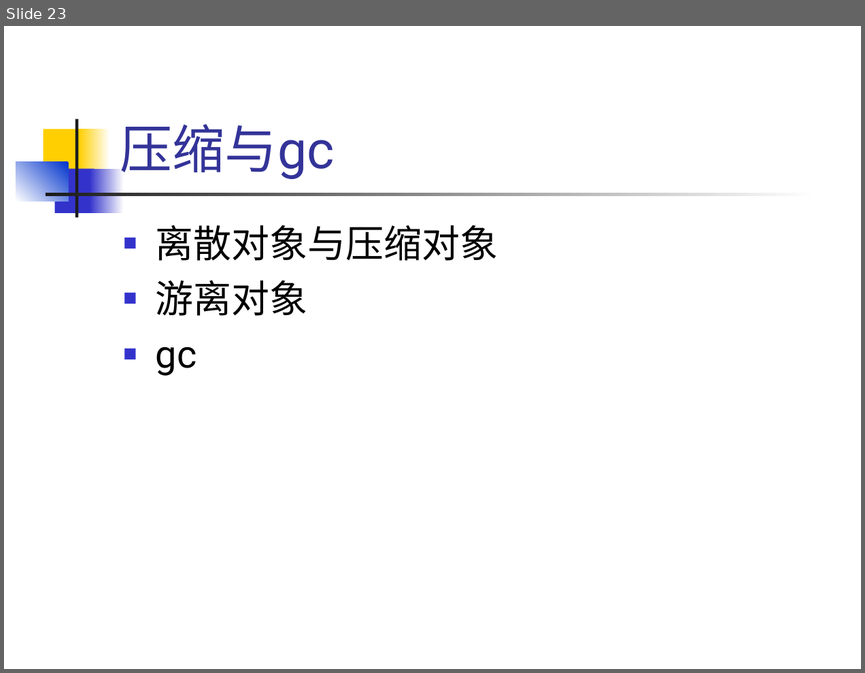
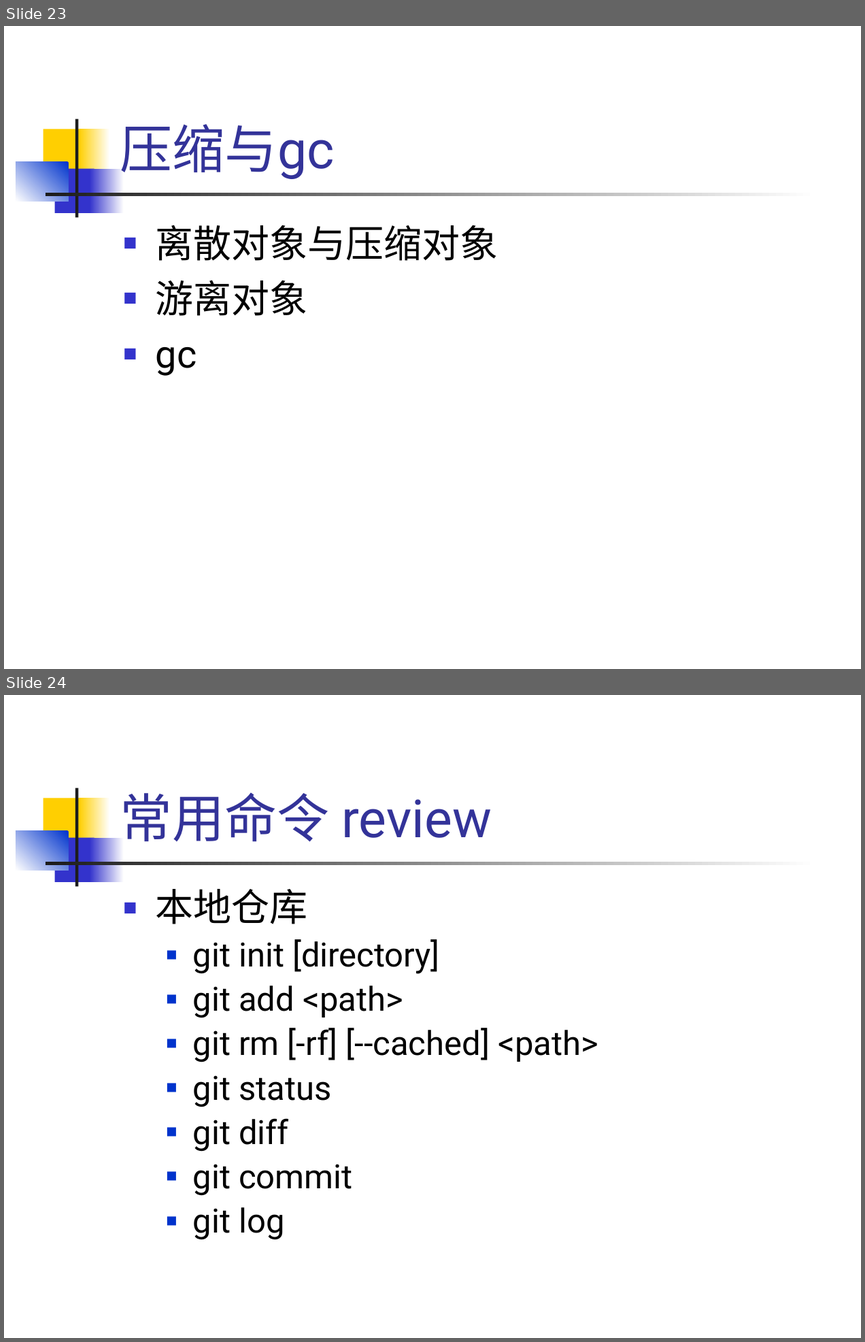
Before and after one commit to hanyong/git-inner-and-use, a slide deck: git-inner-and-use.ppt. Shown one above the other, each under a label of ours: slide 23 before the commit, slides 23 and 24 after it. The pictures are 865x673 and 865x1342 pixels, drawn with LibreOffice and Linux fonts; fonts in the diff are those of the drawing. Boxes give left, top, right and bottom in pixels: in the first picture for what was removed or moved away, otherwise in the second. Text is boxed around its words. In the diff, an @@ line names an element or a change of style, - is before the commit and + after.

Commit message:
添加 "常用命令review", 其他细节修改

```diff
--- a/git-inner-and-use.ppt
+++ b/git-inner-and-use.ppt
@@ slide 24 added at (4,695,861,1338), background #FFFFFF; not listed: 7 template elements that a slide beside it also shows @@
@@ title added at (120,792,492,842), 44 pt, text #333399 @@
+常用命令 review
@@ text added at (156,889,598,1240), 28 pt, text #000000 @@
+■ 本地仓库
+  ■ git init [directory]
+  ■ git add <path>
+  ■ git rm [-rf] [--cached] <path>
+  ■ git status
+  ■ git diff
+  ■ git commit
+  ■ git log
```
Also in this commit, not shown: 4 slides changed, 2 other slides added, 1 slide removed.
